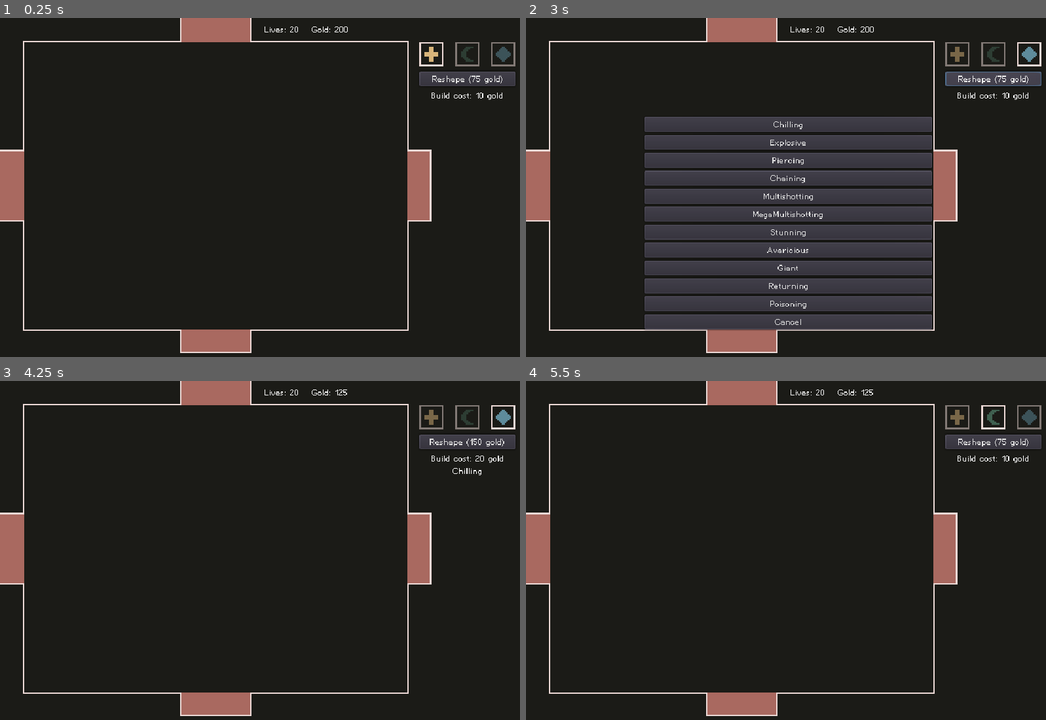
Above: before the commit, frames 1-4 (two rows, left to right).
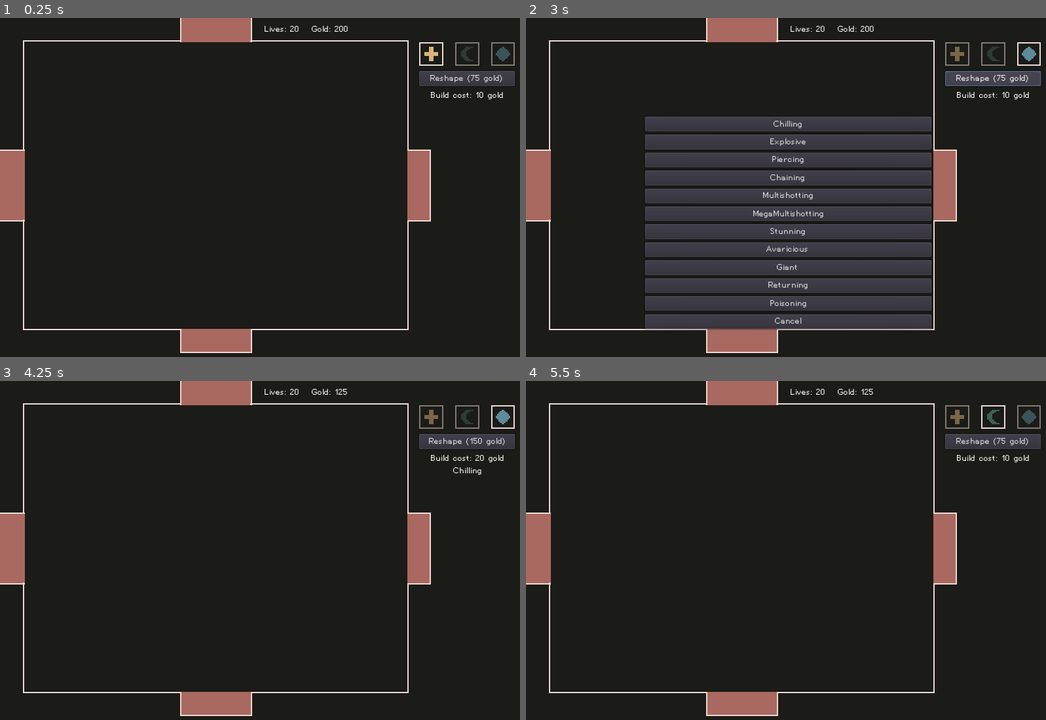
Above: after the commit, the same moments.

Repository: nolenroyalty/ReShape-TD
Game: Godot game, scene res://Main.tscn
Two runs of this game, one before a commit and one after it. Both use one fixed random seed, a clock stepped at 60 frames per second and the inputs below.
Inputs (mouse positions are in pixels of both pictures, inside the frame that each line leads up to):
- Up to frame 1 (0.25 s): no input
- Up to frame 2 (3 s): click (994, 55) at 0.5 s; click (957, 55) at 1.25 s; click (1030, 55) at 2 s; click "Reshape (75 gold)" at 2.75 s
- Up to frame 3 (4.25 s): click "Chilling" at 3.5 s
- Up to frame 4 (5.5 s): click "Reshape (150 gold)" at 4.25 s; click (994, 418) at 5 s

The runs differ from the first frame. In frame 1, 1.1% of the frame differs, in the area x 0-100%, y 0-99%; in frame 2, 3.3%; in frame 3, 1.2%; in frame 4, 1.1%.

Commit message:
subclassing creeps

Diff:
--- a/battlefield/Battlefield.gd
+++ b/battlefield/Battlefield.gd
@@ -8,6 +8,14 @@
 onready var grid = $PathingGrid
 
 var Creep = preload("res://creeps/CreepGeneric.tscn")
+var Normal = preload("res://creeps/CreepNormal.tscn")
+var NormalBoss = preload("res://creeps/NormalBoss.tscn")
+var Thick = preload("res://creeps/CreepThick.tscn")
+var ThickBoss = preload("res://creeps/ThickBoss.tscn")
+var Quick = preload("res://creeps/CreepQuick.tscn")
+var QuickBoss = preload("res://creeps/QuickBoss.tscn")
+var Resist = preload("res://creeps/CreepResist.tscn")
+var ResistBoss = preload("res://creeps/ResistantBoss.tscn")
 var Tower = preload("res://towers/Tower.tscn")
 
 enum S { PLAYING, IN_MENU }
@@ -90,14 +98,14 @@
 
 	grid.init(all_points)
 
-func init_creep(start, end):
-	var creep = Creep.instance()
+func init_creep(kind, level, start, end):
+	var creep = kind.instance()
 	creep.position = U.center(start)
-	creep.init(end)
+	creep.init(level, end)
 	creep.connect("selected", self, "creep_selected", [creep])
 	add_child(creep)
 
-func spawn_creep(vertical):
+func spawn_creep(level, vertical):
 	var start
 	var end
 
@@ -108,33 +116,43 @@
 		start = $SpawnLeft.random_starting_point() + $SpawnLeft.position
 		end = $DestRight.get_center_point() + $DestRight.position
 
-	init_creep(start, end)
+	init_creep(Creep, level, start, end)
 
 func handle_event__playing(event):
 	if event is InputEventMouseButton:
 		if current_build_location != null and event.pressed and event.button_index == BUTTON_LEFT:
 			try_to_build_tower(event)
 
-func spawn_waves():
+func spawn_waves(kind, level, just_this_many=null):
 	for se in [[$SpawnTop, $DestBot], [$SpawnLeft, $DestRight]]:
 		var start = se[0]
 		var end = se[1]
 		var points = start.starting_points()
-		for _i in range(len(points) / 2):
+		var num_to_remove = 0
+		if just_this_many == null:
+			num_to_remove = len(points) / 2
+		else:
+			num_to_remove = len(points) - just_this_many
+
+		for _i in num_to_remove:
 			var remove = rng.randi_range(0, len(points) - 1)
 			points.remove(remove)
 
+		# TODO SOON: add jitter in terms of time and position
 		for point in points:
 			point = point + start.position
-			init_creep(point, end.get_center_point() + end.position)
+			init_creep(kind, level, point, end.get_center_point() + end.position)
 
 func handle_keypresses__playing(_delta):
 	if Input.is_action_just_pressed("DEBUG_SPAWN_SINGLE_CREEP__HORIZONTAL"):
-		spawn_creep(false)
+		spawn_creep(1, false)
 	if Input.is_action_just_pressed("DEBUG_SPAWN_SINGLE_CREEP__VERTICAL"):
-		spawn_creep(true)
+		spawn_creep(1, true)
 	if Input.is_action_just_pressed("DEBUG_SPAWN_WAVES"):
-		spawn_waves()
+		spawn_waves(Normal, 1)
+	if Input.is_action_just_pressed("DEBUG_SPAWN_TEST"):
+		spawn_waves(NormalBoss, 2, 1)
+		# spawn_waves(Thick, 2)
 	if Input.is_action_just_pressed("DEBUG_REFRESH_RANGE"):
 		for child in get_tree().get_nodes_in_group("tower"):
 			child.refresh_range()
--- a/creeps/CreepGeneric.gd
+++ b/creeps/CreepGeneric.gd
@@ -1,4 +1,6 @@
 extends KinematicBody2D
+
+class_name Creep
 
 signal blocked
 signal selected
@@ -12,11 +14,13 @@
 enum S { SPAWNED, MOVING, BLOCKED, AT_DESTINATION, DYING }
 
 var KIND = "Normal"
-var LEVEL = 1
-var HEALTH = 50
-var SPEED = 50
+var BASE_HEALTH = 50
+var SPEED = 48
 var STUN_CHANCE = 10
+var RESIST_CHANCE = 0.0
+var STATUS_REDUCTION = 0.0
 var is_boss = false
+var level = 1
 
 onready var spriteButton = $SpriteButton
 
@@ -28,11 +32,16 @@
 var chilled = false
 var stunned = false
 var poisoned = false
-
+var health = 0
+var rng
+
+# Maybe we want gold to scale with level? Not sure.
 func gold_value():
-	var base = 10
-	if is_boss: base = 50
-	return base * LEVEL
+	if is_boss: return 50
+	else: return 10
+	# var base = 10
+	# if is_boss: base = 50
+	# return base * LEVEL
 
 func get_status_effects():
 	var effects = []
@@ -47,36 +56,48 @@
 func determine_speed():
 	var base = SPEED
 	if chilled:
-		base *= 0.5
+		var penalty = 0.5 * (1.0 - STATUS_REDUCTION)
+		base *= penalty
 	if stunned:
 		base = 0
 	return base
 
-func apply_chilled():
-	chilled = true
-	emit_signal("state_changed")
-	$ChillTimer.start()
+func resisted_status_effect(hit_chance=100):
+	var roll = rng.randi_range(1, 100) * (1.0 - RESIST_CHANCE)
+	return hit_chance > roll
+
+func maybe_apply_chilled():
+	if not resisted_status_effect(100):
+		chilled = true
+		emit_signal("state_changed")
+		var duration = 1.0
+		$ChillTimer.start(duration)
 
 func _on_chilltimer_timeout():
 	emit_signal("state_changed")
 	chilled = false
 
-func apply_stun():
-	stunned = true
-	emit_signal("state_changed")
-	$StunTimer.start()
+func maybe_apply_stun(stun_chance):
+	var bonus_resist = 100 - stun_chance
+	if not resisted_status_effect(bonus_resist):
+		stunned = true
+		emit_signal("state_changed")
+		var duration = 1.0 * STATUS_REDUCTION
+		$StunTimer.start(duration)
 
 func _on_stuntimer_timeout():
 	emit_signal("state_changed")
 	stunned = false
 
-func apply_poison(amount):
-	poisoned = true
-	emit_signal("state_changed")
-	$IsPoisonedTimer.start(1.5)
-	for _i in range(3):
-		yield(get_tree().create_timer(0.5), "timeout")
-		damage(amount / 3.0, 0)
+func maybe_apply_poison(amount, bonus_gold):
+	if not resisted_status_effect(100):
+		poisoned = true
+		emit_signal("state_changed")
+		$IsPoisonedTimer.start(1.5)
+		for _i in range(3):
+			var d = (amount / 3.0) * STATUS_REDUCTION
+			yield(get_tree().create_timer(0.5), "timeout")
+			damage(d, bonus_gold)
 
 func _on_ispoisonedtimer_timeout():
 	emit_signal("state_changed")
@@ -86,9 +107,9 @@
 	return state != S.DYING and state != S.AT_DESTINATION
 
 func damage(amount, bonus_gold):
-	HEALTH -= amount
-	emit_signal("state_changed")
-	if HEALTH <= 0:
+	health -= amount
+	emit_signal("state_changed")
+	if health <= 0:
 		state = S.DYING
 		State.add_gold(gold_value() * (1 + bonus_gold))
 
@@ -232,11 +253,16 @@
 			update_current_path()
 			state = S.MOVING
 
-func init(dest):
+func init(level_, dest):
+	self.level = level_
 	destination = dest
+	health = BASE_HEALTH * level
+	if is_boss:
+		health *= 10
 
 func selected():
 	emit_signal("selected")
 
 func _ready():
 	spriteButton.connect("pressed", self, "selected")
+	rng = RandomNumberGenerator.new()
--- a/creeps/CreepGeneric.tscn
+++ b/creeps/CreepGeneric.tscn
@@ -4,7 +4,8 @@
 [ext_resource path="res://creeps/sprites/creep1.png" type="Texture" id=2]
 
 [sub_resource type="CircleShape2D" id=1]
-radius = 8.0
+resource_local_to_scene = true
+radius = 11.0
 
 [sub_resource type="CircleShape2D" id=2]
 radius = 2.0
--- /dev/null
+++ b/creeps/CreepNormal.tscn
@@ -0,0 +1,16 @@
+[gd_scene load_steps=4 format=2]
+
+[ext_resource path="res://creeps/CreepGeneric.tscn" type="PackedScene" id=1]
+[ext_resource path="res://creeps/sprites/creep2.png" type="Texture" id=2]
+
+[sub_resource type="CircleShape2D" id=1]
+resource_local_to_scene = true
+radius = 8.0
+
+[node name="Creep" instance=ExtResource( 1 )]
+
+[node name="SpriteButton" parent="." index="0"]
+texture_normal = ExtResource( 2 )
+
+[node name="CollisionShape2D" parent="Hurtbox" index="0"]
+shape = SubResource( 1 )
--- /dev/null
+++ b/creeps/CreepQuick.gd
@@ -0,0 +1,7 @@
+extends Creep
+
+func init(level, dest):
+	KIND = "Quick"
+	BASE_HEALTH = 40
+	SPEED = 80
+	.init(level, dest)
--- /dev/null
+++ b/creeps/CreepQuick.tscn
@@ -0,0 +1,24 @@
+[gd_scene load_steps=5 format=2]
+
+[ext_resource path="res://creeps/CreepGeneric.tscn" type="PackedScene" id=1]
+[ext_resource path="res://creeps/sprites/creepquick.png" type="Texture" id=2]
+[ext_resource path="res://creeps/CreepQuick.gd" type="Script" id=3]
+
+[sub_resource type="CapsuleShape2D" id=1]
+radius = 5.0
+height = 5.0
+
+[node name="Creep" instance=ExtResource( 1 )]
+script = ExtResource( 3 )
+
+[node name="SpriteButton" parent="." index="0"]
+margin_left = 8.0
+margin_top = -7.0
+margin_right = 24.0
+margin_bottom = 9.0
+rect_rotation = 89.9999
+texture_normal = ExtResource( 2 )
+
+[node name="CollisionShape2D" parent="Hurtbox" index="0"]
+position = Vector2( 0, 1 )
+shape = SubResource( 1 )
--- /dev/null
+++ b/creeps/CreepResist.gd
@@ -0,0 +1,7 @@
+extends Creep
+
+func init(level, dest):
+	KIND = "Resistant"
+	RESIST_CHANCE = 0.5
+	STATUS_REDUCTION = 0.5
+	.init(level, dest)
--- /dev/null
+++ b/creeps/CreepResist.tscn
@@ -0,0 +1,18 @@
+[gd_scene load_steps=5 format=2]
+
+[ext_resource path="res://creeps/CreepGeneric.tscn" type="PackedScene" id=1]
+[ext_resource path="res://creeps/sprites/creepresist.png" type="Texture" id=2]
+[ext_resource path="res://creeps/CreepResist.gd" type="Script" id=3]
+
+[sub_resource type="CircleShape2D" id=1]
+resource_local_to_scene = true
+radius = 8.0
+
+[node name="Creep" instance=ExtResource( 1 )]
+script = ExtResource( 3 )
+
+[node name="SpriteButton" parent="." index="0"]
+texture_normal = ExtResource( 2 )
+
+[node name="CollisionShape2D" parent="Hurtbox" index="0"]
+shape = SubResource( 1 )
--- /dev/null
+++ b/creeps/CreepThick.gd
@@ -0,0 +1,7 @@
+extends Creep
+
+func init(level, dest):
+	KIND = "Thick"
+	BASE_HEALTH = 100
+	SPEED = 32
+	.init(level, dest)
--- /dev/null
+++ b/creeps/CreepThick.tscn
@@ -0,0 +1,25 @@
+[gd_scene load_steps=5 format=2]
+
+[ext_resource path="res://creeps/CreepGeneric.tscn" type="PackedScene" id=1]
+[ext_resource path="res://creeps/sprites/creepthick.png" type="Texture" id=2]
+[ext_resource path="res://creeps/CreepThick.gd" type="Script" id=3]
+
+[sub_resource type="CapsuleShape2D" id=1]
+radius = 8.0
+height = 3.0
+
+[node name="CreepThick" instance=ExtResource( 1 )]
+script = ExtResource( 3 )
+
+[node name="SpriteButton" parent="." index="0"]
+margin_left = 16.0
+margin_top = -16.0
+margin_right = 48.0
+margin_bottom = 16.0
+rect_rotation = 90.0
+texture_normal = ExtResource( 2 )
+
+[node name="CollisionShape2D" parent="Hurtbox" index="0"]
+position = Vector2( 0, 1 )
+rotation = 3.14159
+shape = SubResource( 1 )
--- /dev/null
+++ b/creeps/NormalBoss.gd
@@ -0,0 +1,5 @@
+extends Creep
+
+func init(level, dest):
+	is_boss = true
+	.init(level, dest)
--- /dev/null
+++ b/creeps/NormalBoss.tscn
@@ -0,0 +1,16 @@
+[gd_scene load_steps=4 format=2]
+
+[ext_resource path="res://creeps/CreepGeneric.tscn" type="PackedScene" id=1]
+[ext_resource path="res://creeps/sprites/normalboss.png" type="Texture" id=2]
+[ext_resource path="res://creeps/NormalBoss.gd" type="Script" id=3]
+
+[node name="Creep" instance=ExtResource( 1 )]
+script = ExtResource( 3 )
+
+[node name="SpriteButton" parent="." index="0"]
+margin_left = 16.0
+margin_top = -16.0
+margin_right = 48.0
+margin_bottom = 16.0
+rect_rotation = 89.9999
+texture_normal = ExtResource( 2 )
--- /dev/null
+++ b/creeps/QuickBoss.gd
@@ -0,0 +1,9 @@
+extends Creep
+
+func init(level, dest):
+	KIND = "Quick"
+	BASE_HEALTH = 40
+	SPEED = 80
+	RESIST_CHANCE = 35
+	is_boss = true
+	.init(level, dest)
--- /dev/null
+++ b/creeps/QuickBoss.tscn
@@ -0,0 +1,22 @@
+[gd_scene load_steps=5 format=2]
+
+[ext_resource path="res://creeps/sprites/quickboss.png" type="Texture" id=1]
+[ext_resource path="res://creeps/CreepGeneric.tscn" type="PackedScene" id=2]
+[ext_resource path="res://creeps/QuickBoss.gd" type="Script" id=3]
+
+[sub_resource type="CapsuleShape2D" id=1]
+height = 10.0
+
+[node name="Creep" instance=ExtResource( 2 )]
+script = ExtResource( 3 )
+
+[node name="SpriteButton" parent="." index="0"]
+margin_left = 16.0
+margin_top = -16.0
+margin_right = 48.0
+margin_bottom = 16.0
+rect_rotation = 89.9999
+texture_normal = ExtResource( 1 )
+
+[node name="CollisionShape2D" parent="Hurtbox" index="0"]
+shape = SubResource( 1 )
--- /dev/null
+++ b/creeps/ResistantBoss.gd
@@ -0,0 +1,8 @@
+extends Creep
+
+func init(level, dest):
+	is_boss = true
+	KIND = "Resistant"
+	RESIST_CHANCE = 0.85
+	STATUS_REDUCTION = 0.75
+	.init(level, dest)
--- /dev/null
+++ b/creeps/ResistantBoss.tscn
@@ -0,0 +1,22 @@
+[gd_scene load_steps=5 format=2]
+
+[ext_resource path="res://creeps/CreepGeneric.tscn" type="PackedScene" id=1]
+[ext_resource path="res://creeps/sprites/resistantboss.png" type="Texture" id=2]
+[ext_resource path="res://creeps/ResistantBoss.gd" type="Script" id=3]
+
+[sub_resource type="RectangleShape2D" id=1]
+extents = Vector2( 9, 14 )
+
+[node name="Creep" instance=ExtResource( 1 )]
+script = ExtResource( 3 )
+
+[node name="SpriteButton" parent="." index="0"]
+margin_left = 16.0
+margin_top = -16.0
+margin_right = 48.0
+margin_bottom = 16.0
+rect_rotation = 89.9999
+texture_normal = ExtResource( 2 )
+
+[node name="CollisionShape2D" parent="Hurtbox" index="0"]
+shape = SubResource( 1 )
--- /dev/null
+++ b/creeps/ThickBoss.gd
@@ -0,0 +1,8 @@
+extends Creep
+
+func init(level, dest):
+	KIND = "Thick"
+	BASE_HEALTH = 100
+	SPEED = 28
+	is_boss = true
+	.init(level, dest)
--- /dev/null
+++ b/creeps/ThickBoss.tscn
@@ -0,0 +1,23 @@
+[gd_scene load_steps=5 format=2]
+
+[ext_resource path="res://creeps/CreepGeneric.tscn" type="PackedScene" id=1]
+[ext_resource path="res://creeps/sprites/thickboss.png" type="Texture" id=2]
+[ext_resource path="res://creeps/ThickBoss.gd" type="Script" id=3]
+
+[sub_resource type="RectangleShape2D" id=1]
+extents = Vector2( 12, 11 )
+
+[node name="Creep" instance=ExtResource( 1 )]
+script = ExtResource( 3 )
+
+[node name="SpriteButton" parent="." index="0"]
+margin_left = 16.0
+margin_top = -16.0
+margin_right = 48.0
+margin_bottom = 16.0
+rect_rotation = 89.9999
+texture_normal = ExtResource( 2 )
+
+[node name="CollisionShape2D" parent="Hurtbox" index="0"]
+position = Vector2( 0, -1 )
+shape = SubResource( 1 )
--- a/project.godot
+++ b/project.godot
@@ -9,6 +9,11 @@
 config_version=4
 
 _global_script_classes=[ {
+"base": "KinematicBody2D",
+"class": "Creep",
+"language": "GDScript",
+"path": "res://creeps/CreepGeneric.gd"
+}, {
 "base": "Node2D",
 "class": "CreepArea",
 "language": "GDScript",
@@ -20,6 +25,7 @@
 "path": "res://towers/Tower.gd"
 } ]
 _global_script_class_icons={
+"Creep": "",
 "CreepArea": "",
 "TowerBase": ""
 }
@@ -47,7 +53,8 @@
 window/size/height=500
 window/size/test_width=1400
 window/size/test_height=1000
-window/stretch/mode="viewport"
+window/dpi/allow_hidpi=true
+window/stretch/mode="2d"
 window/stretch/aspect="keep"
 
 [gui]
@@ -116,6 +123,11 @@
 "events": [ Object(InputEventKey,"resource_local_to_scene":false,"resource_name":"","device":0,"alt":false,"shift":false,"control":false,"meta":false,"command":false,"pressed":false,"scancode":90,"physical_scancode":0,"unicode":0,"echo":false,"script":null)
  ]
 }
+DEBUG_SPAWN_TEST={
+"deadzone": 0.5,
+"events": [ Object(InputEventKey,"resource_local_to_scene":false,"resource_name":"","device":0,"alt":false,"shift":false,"control":false,"meta":false,"command":false,"pressed":false,"scancode":88,"physical_scancode":0,"unicode":0,"echo":false,"script":null)
+ ]
+}
 
 [layer_names]
 
@@ -140,6 +152,7 @@
 [rendering]
 
 quality/driver/driver_name="GLES2"
+2d/snapping/use_gpu_pixel_snap=true
 vram_compression/import_etc=true
 vram_compression/import_etc2=false
 environment/default_environment="res://default_env.tres"
--- a/towers/Bullet.gd
+++ b/towers/Bullet.gd
@@ -45,14 +45,13 @@
 
 func apply_status_effects(creep):
 	if Upgrades.has_chill(my_shape):
-		creep.apply_chilled()
+		creep.maybe_apply_chilled()
 	if Upgrades.has_poison(my_shape):
-		creep.apply_poison(my_damage() / 2.0)
+		var bonus_gold = Upgrades.bonus_gold(my_shape)
+		creep.maybe_apply_poison(my_damage() / 2.0, bonus_gold)
 	if Upgrades.has_stun(my_shape):
-		var rng = RandomNumberGenerator.new()
-		rng.randomize()
-		if rng.randi_range(1, 100) < creep.STUN_CHANCE:
-			creep.apply_stun()
+		var stun_chance = 10
+		creep.maybe_apply_stun(stun_chance)
 
 func can_chain():
 	if chains <= 0: return false
--- a/ui/IndividualCreepViewer.gd
+++ b/ui/IndividualCreepViewer.gd
@@ -10,8 +10,8 @@
 
 func set_text_for_creep():
 	var kind = "Kind: %s" % creep.KIND
-	var level = "Level: %s" % creep.LEVEL
-	var health = "Health: %s" % creep.HEALTH
+	var level = "Level: %s" % creep.level
+	var health = "Health: %s" % creep.health
 	var speed = "Speed: %s" % creep.SPEED
 	var status_effects = "\n".join(creep.get_status_effects())
 	var t = "\n".join([kind, level, health, speed, status_effects])
Binary file added: creeps/sprites/creep2.png
Not shown, added: creeps/sprites/creep2.png.import
Binary file added: creeps/sprites/creepquick.png
Not shown, added: creeps/sprites/creepquick.png.import
Binary file added: creeps/sprites/creepresist.png
Not shown, added: creeps/sprites/creepresist.png.import
Binary file added: creeps/sprites/creepthick.png
Not shown, added: creeps/sprites/creepthick.png.import
Binary file added: creeps/sprites/normalboss.png
Not shown, added: creeps/sprites/normalboss.png.import
Binary file added: creeps/sprites/quickboss.png
Not shown, added: creeps/sprites/quickboss.png.import
(and 4 more such lines)
